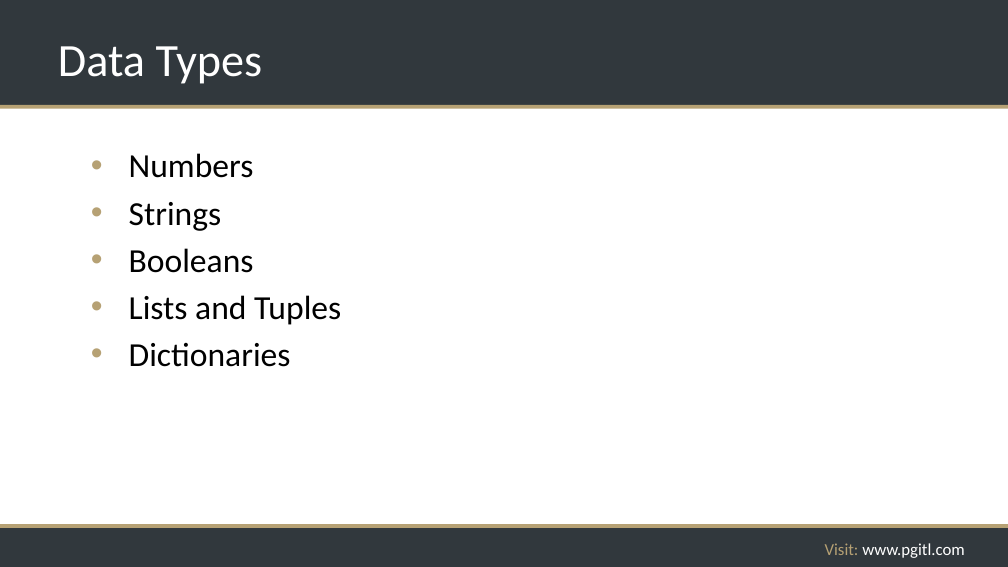
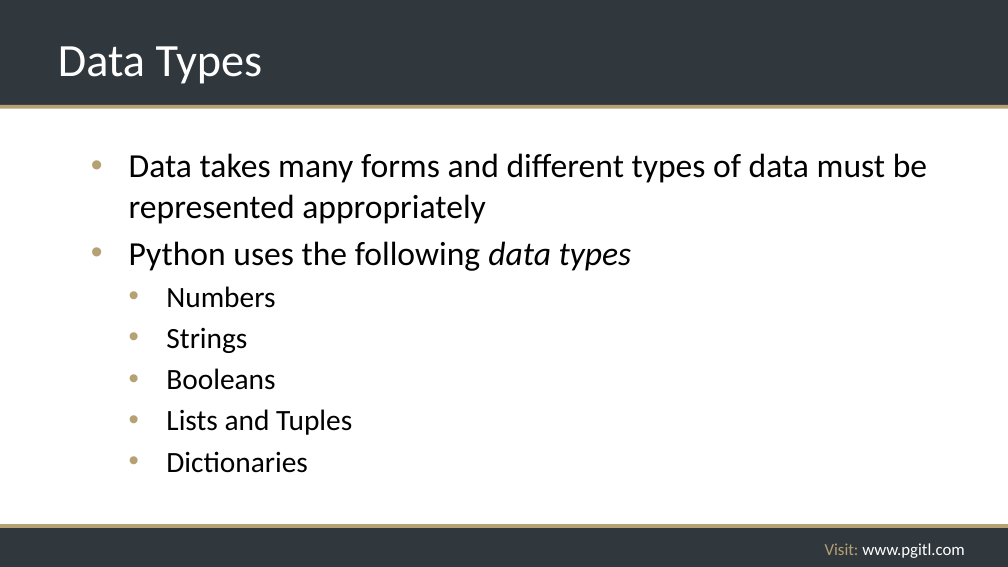
Before and after one commit to rikkouri/project-a, a slide deck: slide 39 of Programming Foundations.pptx (slide 65 before the commit). Drawn at 1008x567 pixels with LibreOffice and Linux fonts; fonts in the diff are those of the drawing; background and template pictures are left out. Boxes give left, top, right and bottom in pixels: in the first picture for what was removed or moved away, otherwise in the second. Text is boxed around its words. In the diff, an @@ line names an element or a change of style, - is before the commit and + after.

```diff
--- a/Programming Foundations.pptx
+++ b/Programming Foundations.pptx
@@ text at <box>129,153,927,271</box>: paragraphs added @@
+• Data takes many forms and different types of data must be represented appropriately
+• Python uses the following data types
@@ text at <box>166,286,352,473</box>: size 32 to 28 pt in "Numbers", "Strings", "Booleans", "Lists and Tuples" and 1 more places; list level 1 to 2 in "Numbers"; list level 1 to 2 in "Strings"; list level 1 to 2 in "Booleans"; list level 1 to 2 in "Lists and Tuples"; list level 1 to 2 in "Dictionaries" @@
```
Also in this commit, not shown: 3 other slides changed, 7 slides added.
